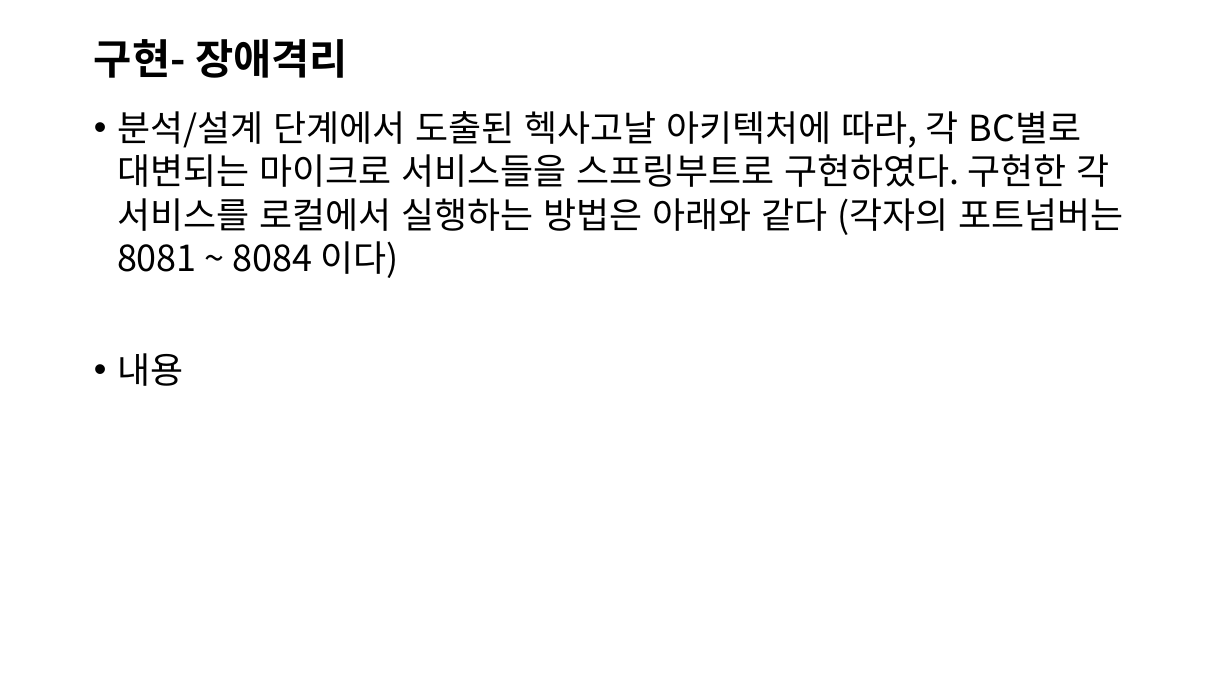
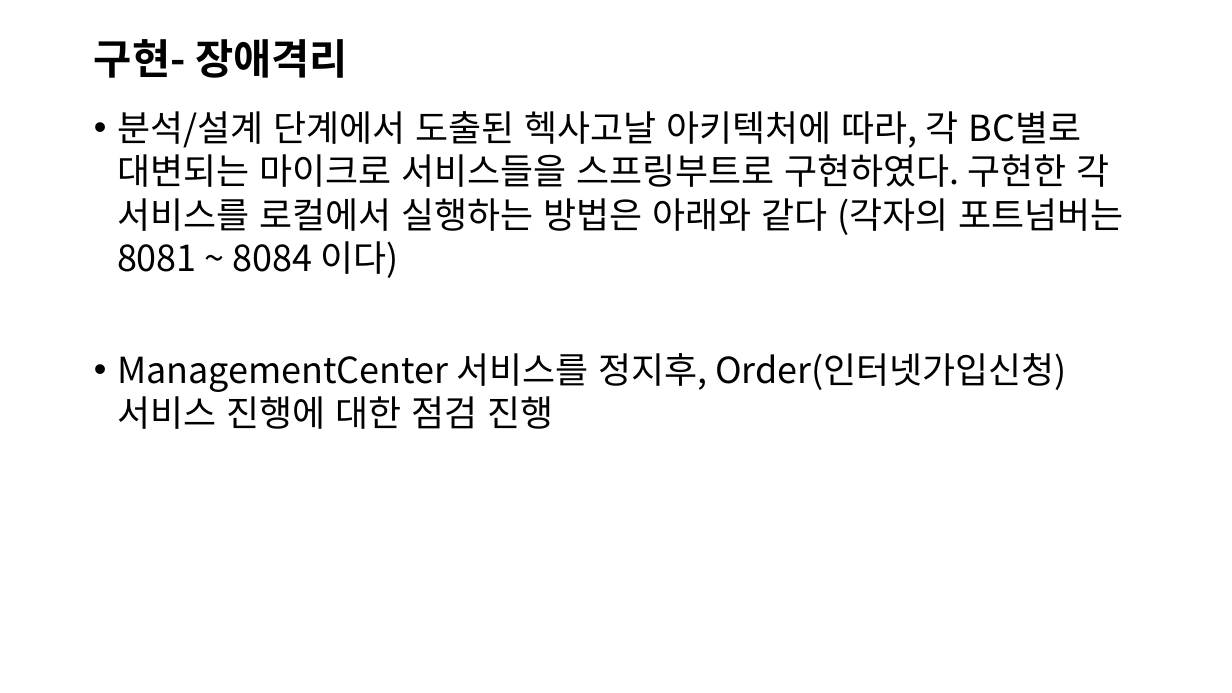
Before and after one commit to jisujin/ipTVShopProject, a slide deck: slide 22 of 실습프로젝트설계_ipTVShopProject.pptx (slide 24 before the commit). Drawn at 1232x693 pixels with LibreOffice and Linux fonts; fonts in the diff are those of the drawing. Boxes give left, top, right and bottom in pixels: in the first picture for what was removed or moved away, otherwise in the second. Text is boxed around its words. In the diff, an @@ line names an element or a change of style, - is before the commit and + after.

```diff
--- a/실습프로젝트설계_ipTVShopProject.pptx
+++ b/실습프로젝트설계_ipTVShopProject.pptx
@@ text at box(117, 353, 1067, 429): text changed @@
-• 내용
+• ManagementCenter 서비스를 정지후, Order(인터넷가입신청) 서비스 진행에 대한 점검 진행
```
Also in this commit, not shown: 17 other slides changed, 2 slides removed.
